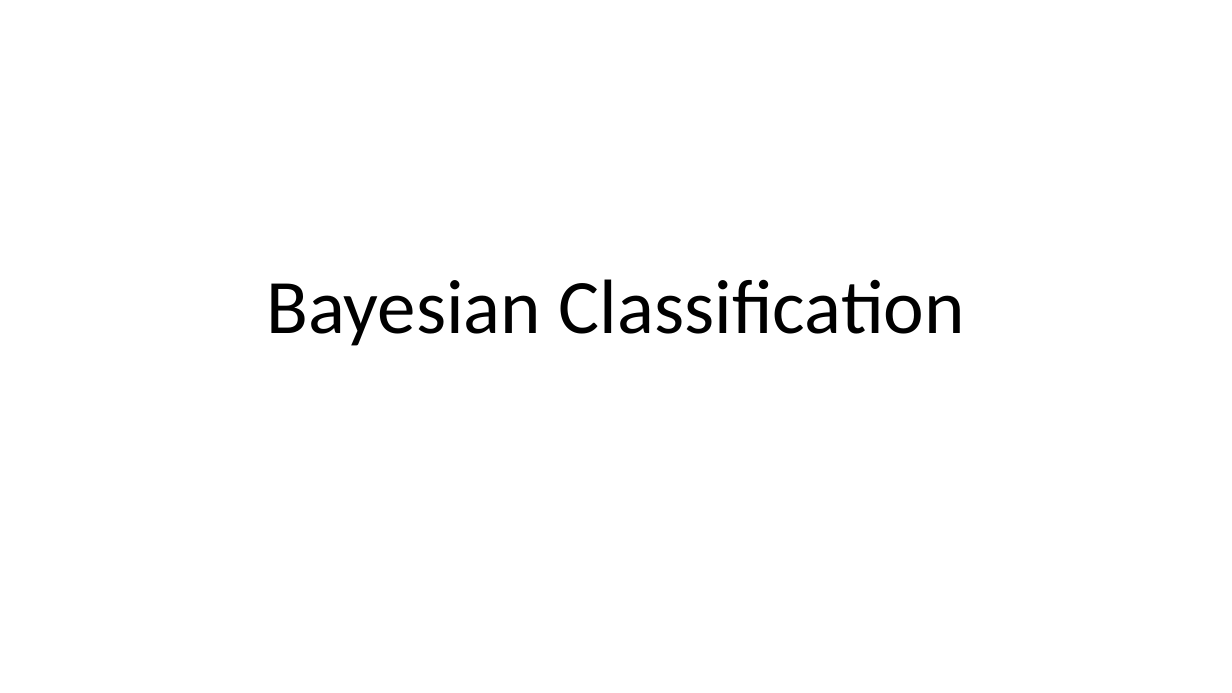
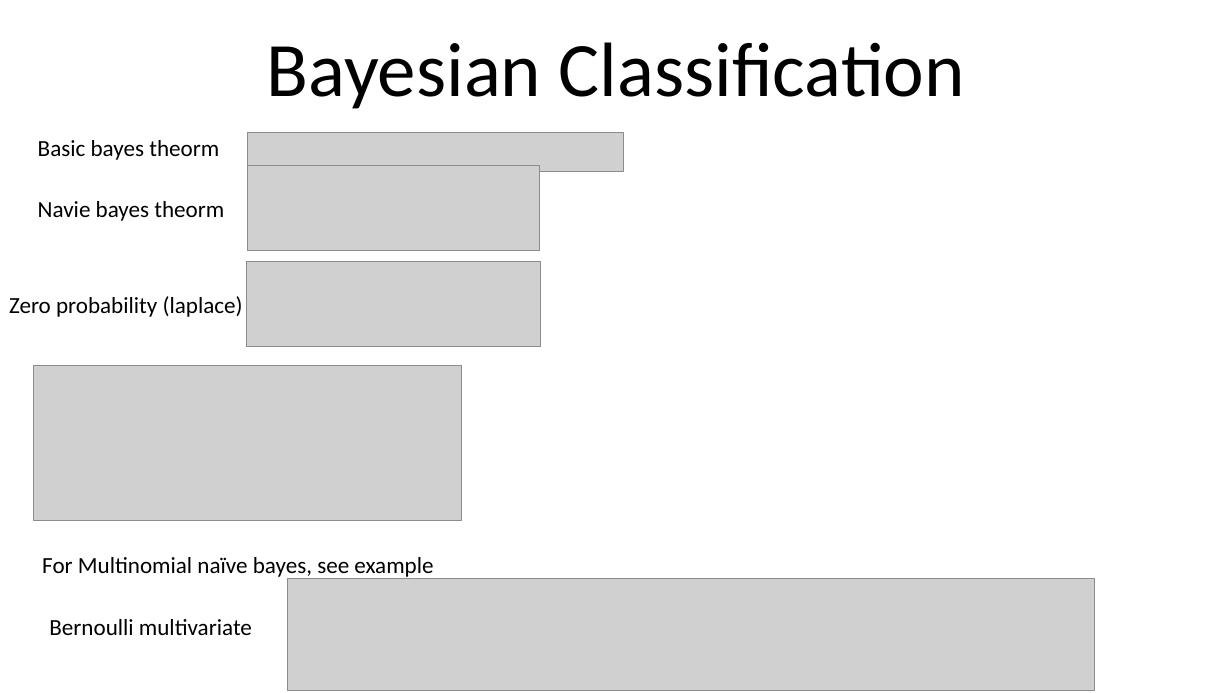
Before and after one commit to Shah-Aayush/semester-5-materials, a slide deck: slide 1 of ML - Machine Learning/Notes/Bayesian Classification.pptx. Drawn at 1232x693 pixels with LibreOffice and Linux fonts; fonts in the diff are those of the drawing; grey boxes stand for pictures. Boxes give left, top, right and bottom in pixels: in the first picture for what was removed or moved away, otherwise in the second. Text is boxed around its words. In the diff, an @@ line names an element or a change of style, - is before the commit and + after.

```diff
--- a/ML - Machine Learning/Notes/Bayesian Classification.pptx
+++ b/ML - Machine Learning/Notes/Bayesian Classification.pptx
@@ title "Bayesian Classification": place and size @@
-title "Bayesian Classification" at [267, 279, 965, 346]
+title "Bayesian Classification" at [267, 42, 965, 109]
@@ text added at [38, 140, 219, 160], 18 pt, text #000000 @@
+Basic bayes theorm
@@ picture added at [248, 133, 624, 171] @@
@@ picture added at [248, 165, 540, 250] @@
@@ text added at [38, 201, 224, 221], 18 pt, text #000000 @@
+Navie bayes theorm
@@ picture added at [247, 262, 542, 347] @@
@@ text added at [9, 296, 243, 317], 18 pt, text #000000 @@
+Zero probability (laplace)
@@ picture added at [33, 365, 462, 520] @@
@@ text added at [42, 557, 433, 580], 18 pt, text #000000 @@
+For Multinomial naïve bayes, see example
@@ picture added at [287, 579, 1094, 691] @@
@@ text added at [49, 619, 252, 635], 18 pt, text #000000 @@
+Bernoulli multivariate
```
Also in this commit, not shown: 1 other slide changed, 22 other files.
